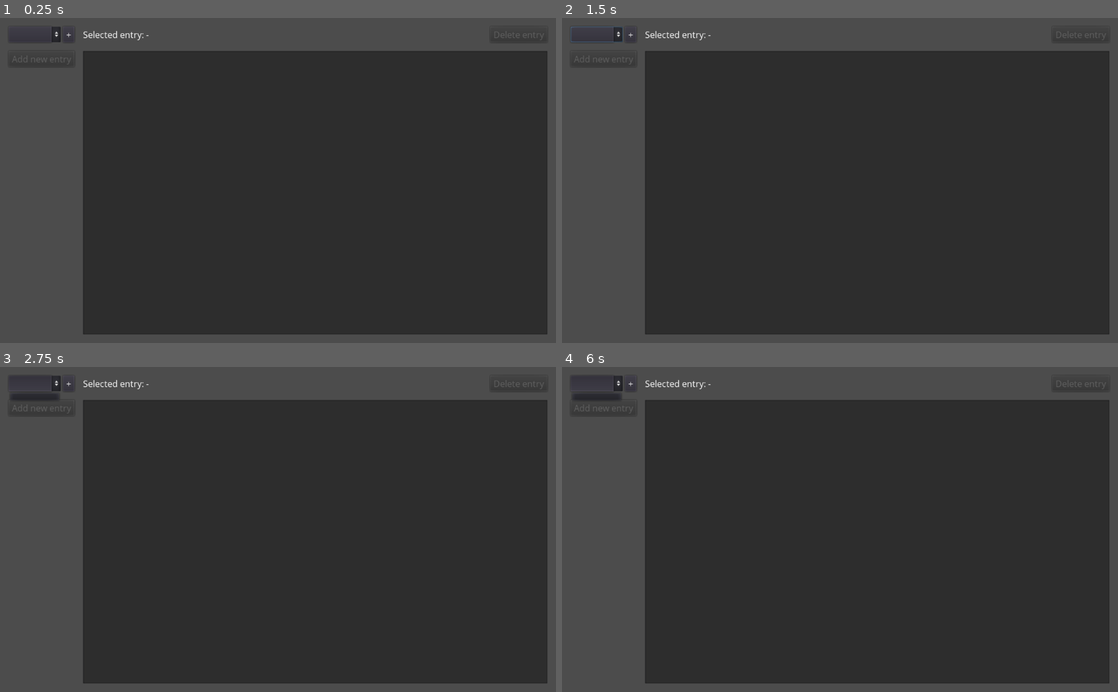
Above: before the commit, frames 1-4 (two rows, left to right).
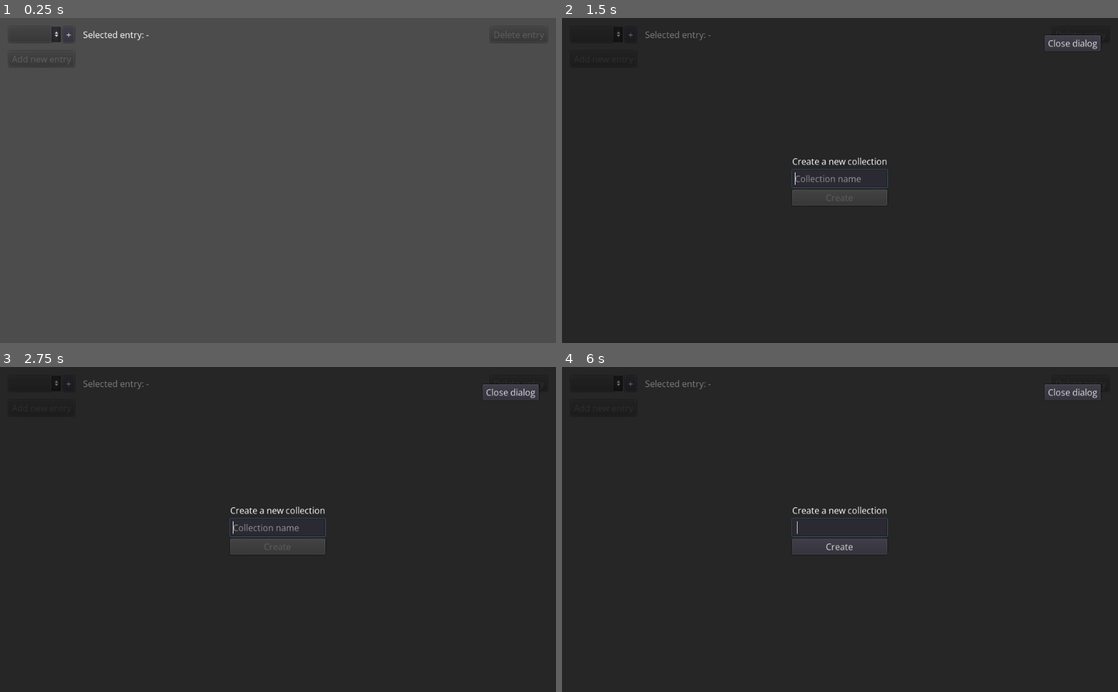
Above: after the commit, the same moments.

Repository: b7g/warm_bee
Game: Godot game, scene res://warm_bee.tscn
Same seed, same stepped clock (60 frames per second), same inputs: the game is played once before the commit and once after it.
Inputs (mouse positions are in pixels of both pictures, inside the frame that each line leads up to):
- Up to frame 1 (0.25 s): no input
- Up to frame 2 (1.5 s): click (595, 34) at 0.52 s; click "+" at 1.25 s
- Up to frame 3 (2.75 s): click (33, 383) at 2.02 s
- Up to frame 4 (6 s): click "+" at 2.75 s; click (595, 383) at 3.52 s; click "+" at 4.25 s; tap Enter at 5 s; tap Space at 5.75 s

The runs differ from the first frame. In frame 1, 73% of the frame differs, in the area x 15-99%, y 10-98%; in frame 2, 27%; in frame 3, 27%; in frame 4, 27%.

Commit message:
Separated entry content as a ui component
from interface

Diff:
--- a/godot/singleton/data.gd
+++ b/godot/singleton/data.gd
@@ -64,10 +64,6 @@
 	return _selected_collection["entries"].duplicate()
 
 
-func is_a_collection_selected() -> bool:
-	return _selected_collection == null
-
-
 func get_entry_name() -> String:
 	return _selected_entry["name"]
 
--- a/godot/ui/component/entry_button.tscn
+++ b/godot/ui/component/entry_button.tscn
@@ -5,6 +5,7 @@
 [node name="EntryButton" type="Button"]
 margin_right = 12.0
 margin_bottom = 20.0
+align = 0
 script = ExtResource( 1 )
 
 [connection signal="pressed" from="." to="." method="_on_EntryButton_pressed"]
--- /dev/null
+++ b/godot/ui/component/note_entry_content.gd
@@ -0,0 +1,15 @@
+extends TextEdit
+
+var _entry: Dictionary
+
+
+func _ready() -> void:
+	text = _entry["text"]
+
+
+func set_entry(entry: Dictionary) -> void:
+	_entry = entry
+
+
+func _on_NoteEntryContent_text_changed() -> void:
+	Data.change_entry_text(text)
--- /dev/null
+++ b/godot/ui/component/note_entry_content.tscn
@@ -0,0 +1,11 @@
+[gd_scene load_steps=2 format=2]
+
+[ext_resource path="res://ui/component/note_entry_content.gd" type="Script" id=1]
+
+[node name="NoteEntryContent" type="TextEdit"]
+margin_right = 300.0
+margin_bottom = 200.0
+size_flags_vertical = 3
+script = ExtResource( 1 )
+
+[connection signal="text_changed" from="." to="." method="_on_NoteEntryContent_text_changed"]
--- a/godot/warm_bee.gd
+++ b/godot/warm_bee.gd
@@ -5,13 +5,16 @@
 var _dialog_delete_entry_res: Resource = preload("res://ui/dialog/delete_entry.tscn")
 var _ui_collection_button_res: Resource = preload("res://ui/component/collection_button.tscn")
 var _ui_entry_button_res: Resource = preload("res://ui/component/entry_button.tscn")
+var _ui_note_entry_content_res: Resource = preload("res://ui/component/note_entry_content.tscn")
+
+var _entry_content: Control
 
 onready var _opt_collections: OptionButton = $MC/HC/VC/HC/OptCollections
 onready var _entry_list: VBoxContainer = $MC/HC/VC/SCEntries/VC
 onready var _btn_add_entry: Button = $MC/HC/VC/ButtonAddEntry
 onready var _label_entry_name: Label = $MC/HC/VC2/MC/HC/LabelEntryName
-onready var _text_edit_entry_content: TextEdit = $MC/HC/VC2/TextEditEntryContent
 onready var _btn_delete_entry: Button = $MC/HC/VC2/MC/HC/ButtonDeleteEntry
+onready var _ui_entry_content_wrap: VBoxContainer = $MC/HC/VC2
 
 
 func _ready() -> void:
@@ -41,24 +44,29 @@
 
 func display_collections() -> void:
 	_opt_collections.clear()
-	for collection in Data.get_collections():
+	var collections: Array = Data.get_collections()
+	var no_collection: bool = collections.empty()
+	_btn_add_entry.disabled = no_collection
+	_opt_collections.disabled = no_collection
+	for collection in collections:
 		_opt_collections.add_item(collection["name"])
 		var item_index: int = _opt_collections.get_item_count() - 1
 		_opt_collections.set_item_metadata(item_index, collection["id"])
 
 
 func display_entry_content(entry: Dictionary) -> void:
+	_clear_entry_content()
 	_label_entry_name.text = entry["name"]
 	_btn_delete_entry.set_disabled(false)
 	if entry["type"] == Structure.ENTRY_TYPES.NOTE:
-		_text_edit_entry_content.text = entry["text"]
-		_text_edit_entry_content.set_readonly(false)
+		_entry_content = _ui_note_entry_content_res.instance()
+		_entry_content.set_entry(entry)
+		_ui_entry_content_wrap.add_child(_entry_content)
 
 
 func _display_entries() -> void:
 	for child in _entry_list.get_children():
 		child.queue_free()
-	_btn_add_entry.disabled = Data.is_a_collection_selected()
 	for entry in Data.get_entries_of_selected_collection():
 		var entry_button: Control = _ui_entry_button_res.instance()
 		entry_button.set_entry(entry)
@@ -66,10 +74,14 @@
 
 
 func _clear_entry_space() -> void:
+	_clear_entry_content()
 	_label_entry_name.text = "-"
-	_text_edit_entry_content.text = ""
-	_text_edit_entry_content.set_readonly(true)
 	_btn_delete_entry.set_disabled(true)
+
+
+func _clear_entry_content() -> void:
+	if is_instance_valid(_entry_content):
+		_entry_content.queue_free()
 
 
 func _on_OptCollections_item_selected(index: int) -> void:
@@ -85,10 +97,6 @@
 	add_child(_dialog_add_entry_res.instance())
 
 
-func _on_TextEditEntryContent_text_changed() -> void:
-	Data.change_entry_text(_text_edit_entry_content.text)
-
-
 func _on_ButtonDeleteEntry_pressed() -> void:
 	var dialog_delete_entry: Control = _dialog_delete_entry_res.instance()
 	dialog_delete_entry.set_entry_name(Data.get_entry_name())
--- a/godot/warm_bee.tscn
+++ b/godot/warm_bee.tscn
@@ -37,6 +37,7 @@
 margin_right = 96.0
 margin_bottom = 29.0
 size_flags_horizontal = 3
+disabled = true
 
 [node name="ButtonAddCollection" type="Button" parent="MC/HC/VC/HC"]
 margin_left = 100.0
@@ -68,6 +69,7 @@
 margin_right = 121.0
 margin_bottom = 568.0
 size_flags_vertical = 3
+scroll_horizontal_enabled = false
 
 [node name="VC" type="VBoxContainer" parent="MC/HC/VC/SCEntries"]
 margin_right = 121.0
@@ -112,15 +114,7 @@
 disabled = true
 text = "Delete entry"
 
-[node name="TextEditEntryContent" type="TextEdit" parent="MC/HC/VC2"]
-margin_top = 45.0
-margin_right = 855.0
-margin_bottom = 568.0
-size_flags_vertical = 3
-readonly = true
-
 [connection signal="item_selected" from="MC/HC/VC/HC/OptCollections" to="." method="_on_OptCollections_item_selected"]
 [connection signal="pressed" from="MC/HC/VC/HC/ButtonAddCollection" to="." method="_on_ButtonAddCollection_pressed"]
 [connection signal="pressed" from="MC/HC/VC/ButtonAddEntry" to="." method="_on_ButtonAddEntry_pressed"]
 [connection signal="pressed" from="MC/HC/VC2/MC/HC/ButtonDeleteEntry" to="." method="_on_ButtonDeleteEntry_pressed"]
-[connection signal="text_changed" from="MC/HC/VC2/TextEditEntryContent" to="." method="_on_TextEditEntryContent_text_changed"]
